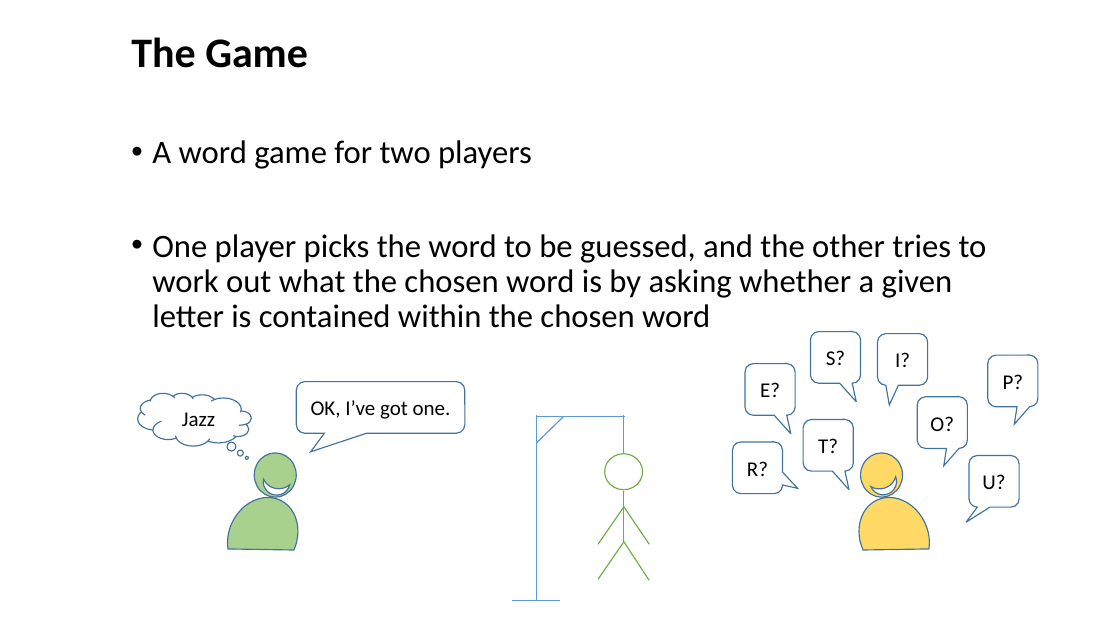
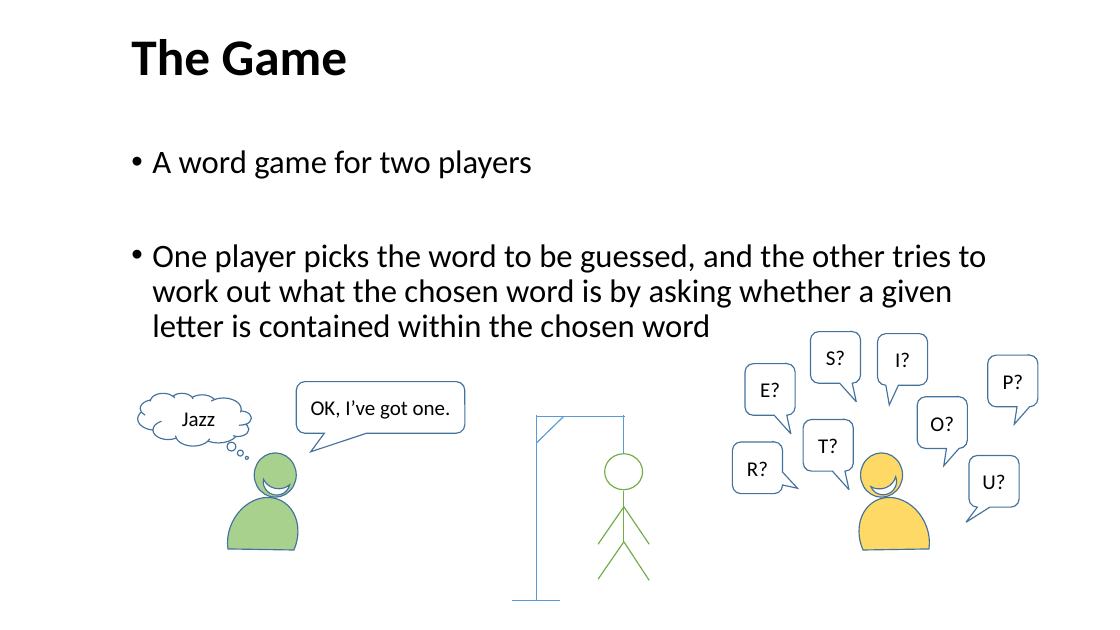
Before and after one commit to BatFace/Connect4, a slide deck: slide 2 of CodeDojoIntroMaterials/Hangman.pptx. Drawn at 1120x630 pixels with LibreOffice and Linux fonts; fonts in the diff are those of the drawing; background and template pictures are left out. Boxes give left, top, right and bottom in pixels: in the first picture for what was removed or moved away, otherwise in the second. Text is boxed around its words. In the diff, an @@ line names an element or a change of style, - is before the commit and + after.

```diff
--- a/CodeDojoIntroMaterials/Hangman.pptx
+++ b/CodeDojoIntroMaterials/Hangman.pptx
@@ text at [131, 39, 348, 76]: size 36 to 44 pt in "The Game" @@
```
Also in this commit, not shown: 3 other slides changed, 6 slides removed, 2 other files.
